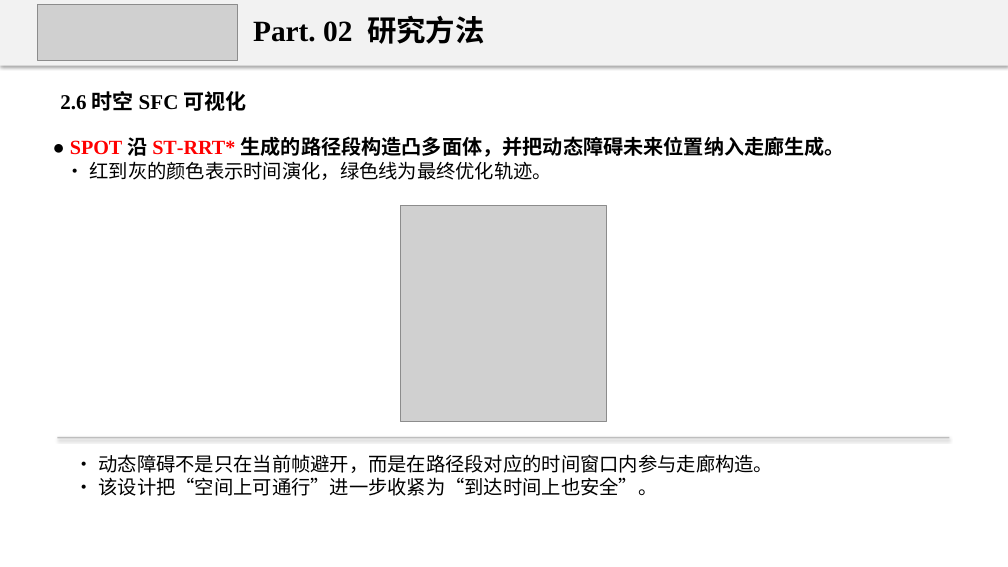
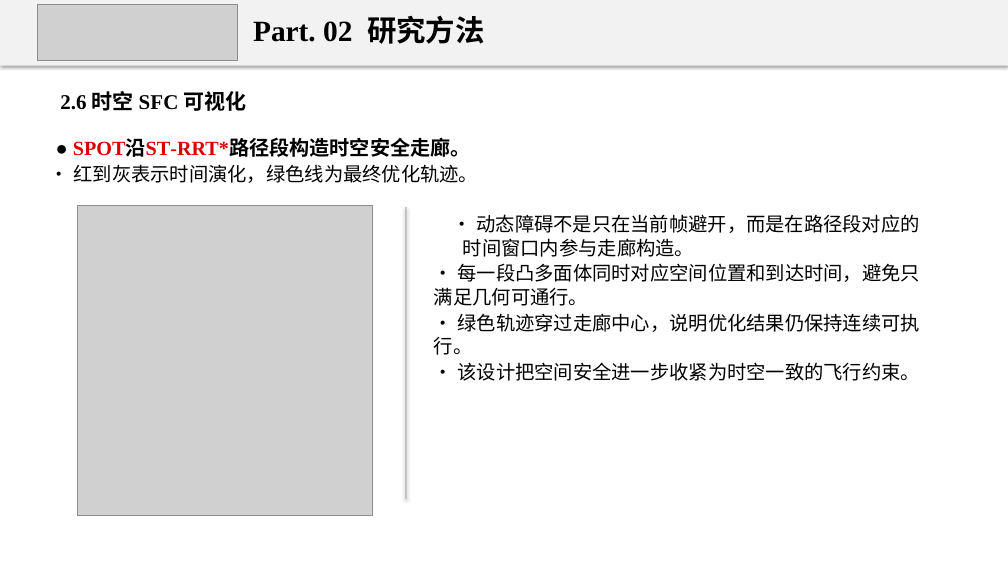
Before and after one commit to 18-cuixu/paper2ppt, a slide deck: slide 11 of skills/uav-paper-report/assets/examples/uav-spot-regression-report.pptx. Drawn at 1008x567 pixels with LibreOffice and Linux fonts; fonts in the diff are those of the drawing; grey boxes stand for pictures. Boxes give left, top, right and bottom in pixels: in the first picture for what was removed or moved away, otherwise in the second. Text is boxed around its words. In the diff, an @@ line names an element or a change of style, - is before the commit and + after.

```diff
--- a/skills/uav-paper-report/assets/examples/uav-spot-regression-report.pptx
+++ b/skills/uav-paper-report/assets/examples/uav-spot-regression-report.pptx
@@ text at bbox=[73, 139, 478, 183]: text changed @@
-● SPOT 沿 ST‑RRT* 生成的路径段构造凸多面体，并把动态障碍未来位置纳入走廊生成。
-• 红到灰的颜色表示时间演化，绿色线为最终优化轨迹。
+● SPOT沿ST‑RRT*路径段构造时空安全走廊。
+• 红到灰表示时间演化，绿色线为最终优化轨迹。
@@ picture: place and size @@
-picture at bbox=[401, 206, 607, 422]
+picture at bbox=[77, 206, 372, 516]
@@ rectangle: place and size @@
-rectangle at bbox=[57, 437, 950, 439]
+rectangle at bbox=[405, 207, 407, 499]
@@ text "• 动态障碍不是只在当前帧避开，而是在路径段对应的时间窗口内参与走廊构造。": place and size @@
-text "• 动态障碍不是只在当前帧避开，而是在路径段对应的时间窗口内参与走廊构造。" at bbox=[99, 454, 774, 496]
+text "• 动态障碍不是只在当前帧避开，而是在路径段对应的时间窗口内参与走廊构造。" at bbox=[434, 214, 921, 381]
@@ text at bbox=[463, 214, 920, 257]: line spacing 1 to 1.02; more space between paragraphs @@
@@ text at bbox=[434, 263, 921, 381]: text changed @@
-• 该设计把“空间上可通行”进一步收紧为“到达时间上也安全”。
+• 每一段凸多面体同时对应空间位置和到达时间，避免只满足几何可通行。
+• 绿色轨迹穿过走廊中心，说明优化结果仍保持连续可执行。
+• 该设计把空间安全进一步收紧为时空一致的飞行约束。
```
Also in this commit, not shown: 3 other slides changed, 16 other files.
